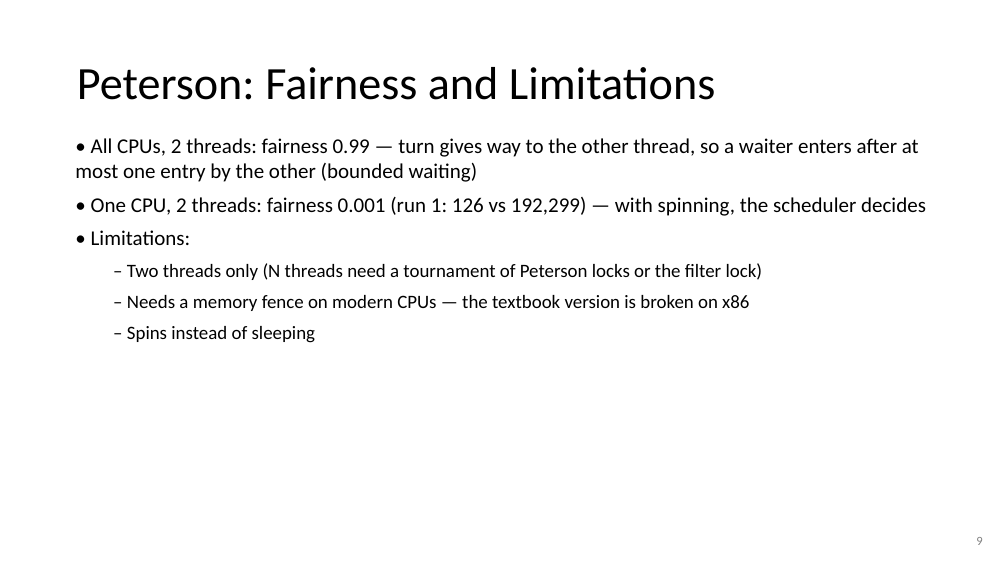
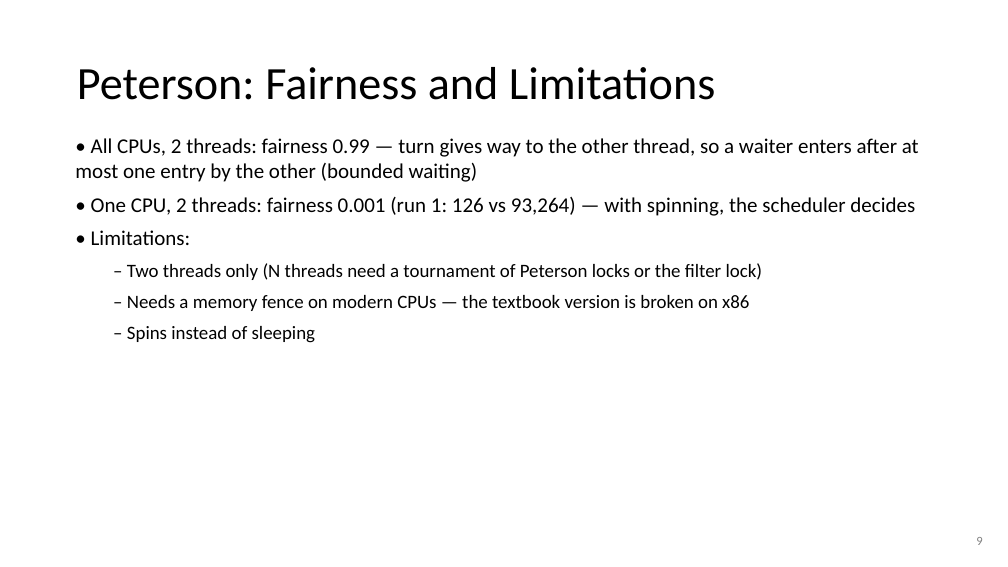
Before and after one commit to Kiatisakk/CPE333-OS, a slide deck: slide 9 of PS08/slides/PS08.pptx. Drawn at 1008x567 pixels with LibreOffice and Linux fonts; fonts in the diff are those of the drawing. Boxes give left, top, right and bottom in pixels: in the first picture for what was removed or moved away, otherwise in the second. Text is boxed around its words. In the diff, an @@ line names an element or a change of style, - is before the commit and + after.

```diff
--- a/PS08/slides/PS08.pptx
+++ b/PS08/slides/PS08.pptx
@@ text at [91, 197, 915, 216]: text changed @@
-• One CPU, 2 threads: fairness 0.001 (run 1: 126 vs 192,299) — with spinning, the scheduler decides
+• One CPU, 2 threads: fairness 0.001 (run 1: 126 vs 93,264) — with spinning, the scheduler decides
```
Also in this commit, not shown: 15 other slides changed, 3 slides added, 2 slides removed, 12 other files.
